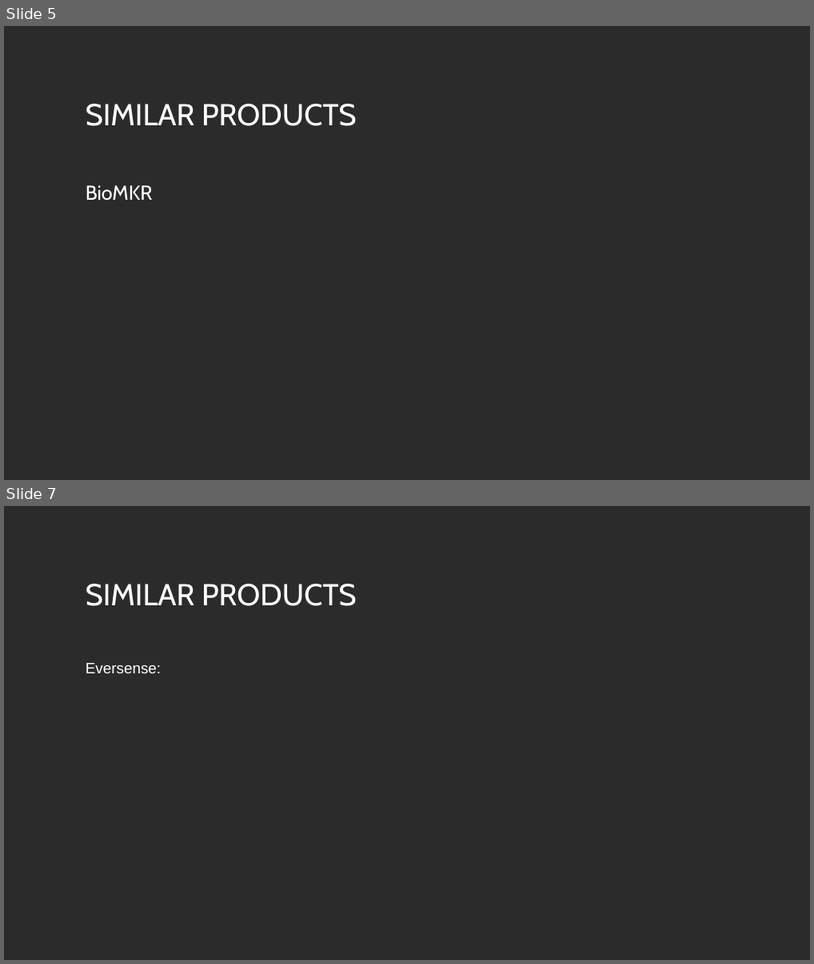
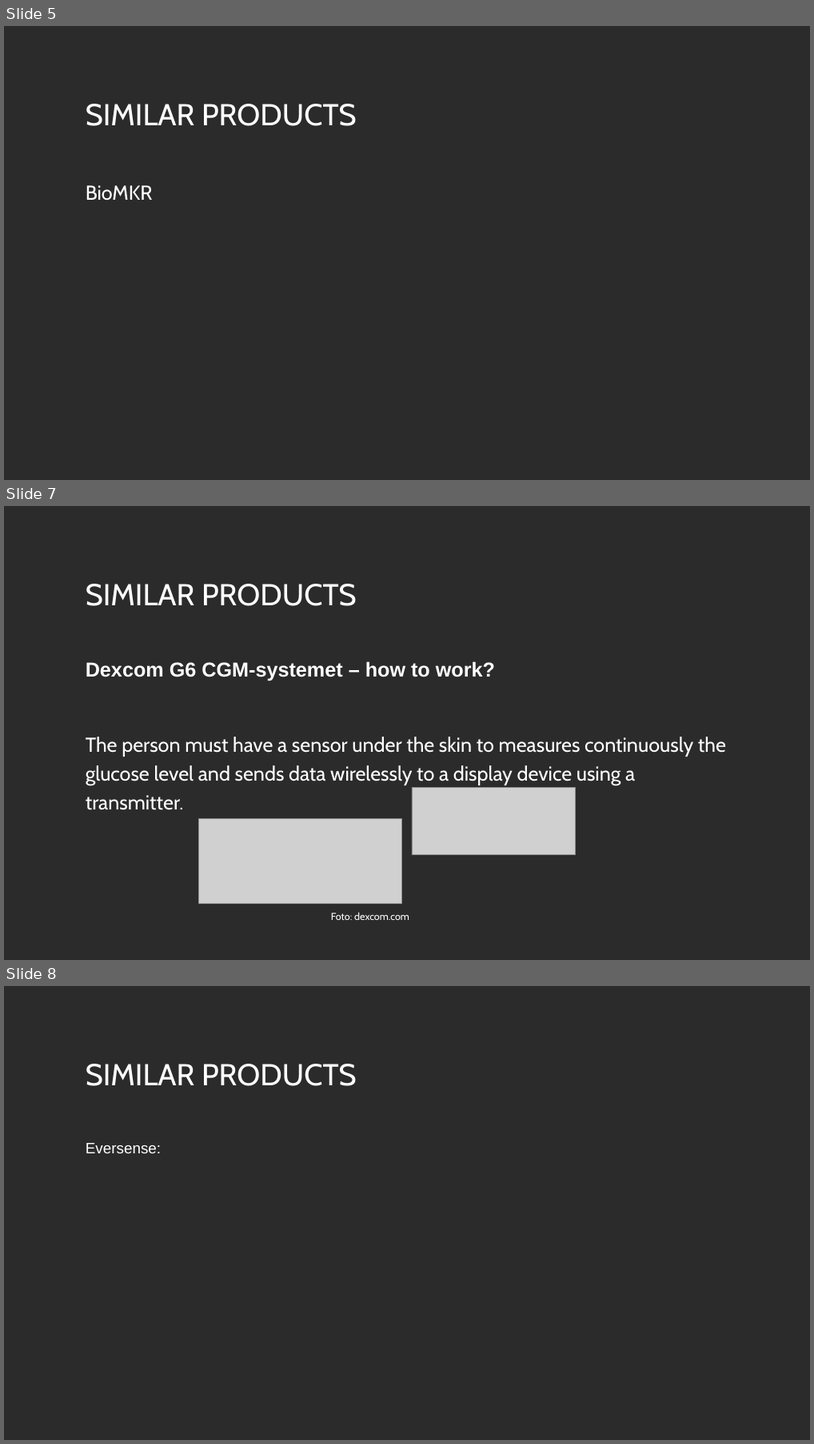
Before and after one commit to gislanetotland/Samnanger_kommune, a slide deck: Presentasjon project HCI H20_v2.ppt. Shown one above the other, each under a label of ours: slides 5 and 7 before the commit, slides 5, 7 and 8 after it; the slides between them are not shown. The pictures are 814x964 and 814x1444 pixels, drawn with LibreOffice and Linux fonts; fonts in the diff are those of the drawing; grey boxes stand for pictures; background and template pictures are left out; a plain dark background stands for a picture behind light text. Boxes give left, top, right and bottom in pixels: in the first picture for what was removed or moved away, otherwise in the second. Text is boxed around its words. In the diff, an @@ line names an element or a change of style, - is before the commit and + after.

```diff
--- a/Presentasjon project HCI H20_v2.ppt
+++ b/Presentasjon project HCI H20_v2.ppt
@@ slide 7 added at (x1=4, y1=506, x2=810, y2=960), background picture (left out) @@
@@ title added at (x1=86, y1=584, x2=357, y2=606), 36 pt, text #FFFFFF @@
+SIMILAR PRODUCTS
@@ text added at (x1=86, y1=661, x2=726, y2=810), 24 pt, text #FFFFFF @@
+Dexcom G6 CGM-systemet – how to work?
+The person must have a sensor under the skin to measures continuously the glucose level and sends data wirelessly to a display device using a transmitter.
@@ picture added at (x1=412, y1=787, x2=575, y2=855) @@
@@ picture added at (x1=198, y1=819, x2=402, y2=903) @@
@@ text added at (x1=331, y1=912, x2=410, y2=920), 12 pt, text #FFFFFF @@
+Foto: dexcom.com
@@ what was slide 7 is now slide 8 @@
```
Also in this commit, not shown: 1 slide changed.
